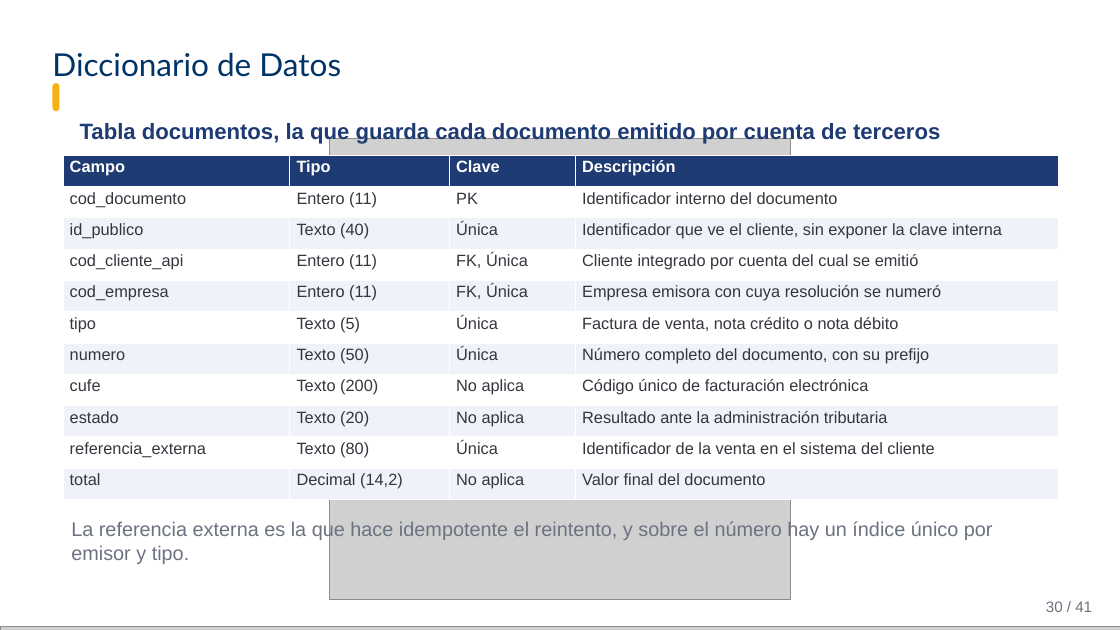
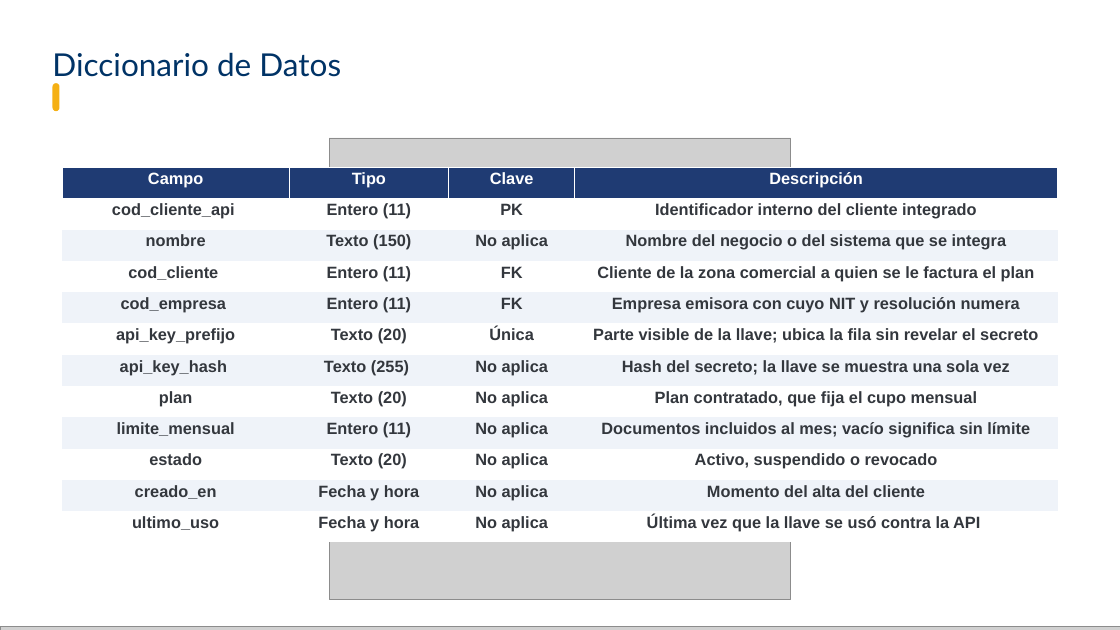
Before and after one commit to Brandonpyjv/Factugest, a slide deck: slide 25 of docs expo/carpeta exposicion/FactuGest - Sustentación.pptx (slide 30 before the commit). Drawn at 1120x630 pixels with LibreOffice and Linux fonts; fonts in the diff are those of the drawing; grey boxes stand for pictures; background and template pictures are left out. Boxes give left, top, right and bottom in pixels: in the first picture for what was removed or moved away, otherwise in the second. Text is boxed around its words. In the diff, an @@ line names an element or a change of style, - is before the commit and + after.

```diff
--- a/docs expo/carpeta exposicion/FactuGest - Sustentación.pptx
+++ b/docs expo/carpeta exposicion/FactuGest - Sustentación.pptx
@@ text removed at (80,122,940,145) @@
-Tabla documentos, la que guarda cada documento emitido por cuenta de terceros
@@ table at (62,167,1058,543) @@
-row 2: cod_documento | Entero (11) | PK | Identificador interno del documento
-row 3: id_publico | Texto (40) | Única | Identificador que ve el cliente, sin exponer la clave interna
-row 4: cod_cliente_api | Entero (11) | FK, Única | Cliente integrado por cuenta del cual se emitió
-row 5: cod_empresa | Entero (11) | FK, Única | Empresa emisora con cuya resolución se numeró
-row 6: tipo | Texto (5) | Única | Factura de venta, nota crédito o nota débito
-row 7: numero | Texto (50) | Única | Número completo del documento, con su prefijo
-row 8: cufe | Texto (200) | No aplica | Código único de facturación electrónica
-row 9: estado | Texto (20) | No aplica | Resultado ante la administración tributaria
-row 10: referencia_externa | Texto (80) | Única | Identificador de la venta en el sistema del cliente
-row 11: total | Decimal (14,2) | No aplica | Valor final del documento
+row 2: cod_cliente_api | Entero (11) | PK | Identificador interno del cliente integrado
+row 3: nombre | Texto (150) | No aplica | Nombre del negocio o del sistema que se integra
+row 4: cod_cliente | Entero (11) | FK | Cliente de la zona comercial a quien se le factura el plan
+row 5: cod_empresa | Entero (11) | FK | Empresa emisora con cuyo NIT y resolución numera
+row 6: api_key_prefijo | Texto (20) | Única | Parte visible de la llave; ubica la fila sin revelar el secreto
+row 7: api_key_hash | Texto (255) | No aplica | Hash del secreto; la llave se muestra una sola vez
+row 8: plan | Texto (20) | No aplica | Plan contratado, que fija el cupo mensual
+row 9: limite_mensual | Entero (11) | No aplica | Documentos incluidos al mes; vacío significa sin límite
+row 10: estado | Texto (20) | No aplica | Activo, suspendido o revocado
+row 11: creado_en | Fecha y hora | No aplica | Momento del alta del cliente
+row 12: ultimo_uso | Fecha y hora | No aplica | Última vez que la llave se usó contra la API
@@ table: place and size @@
-table at (63,155,1059,500)
+table at (62,167,1058,543)
@@ text removed at (71,520,993,564) @@
-La referencia externa es la que hace idempotente el reintento, y sobre el número hay un índice único por emisor y tipo.
@@ text removed at (1046,601,1092,612) @@
-30 / 41
```
Also in this commit, not shown: 35 other slides changed, 2 slides added, 5 slides removed, 10 other files.
